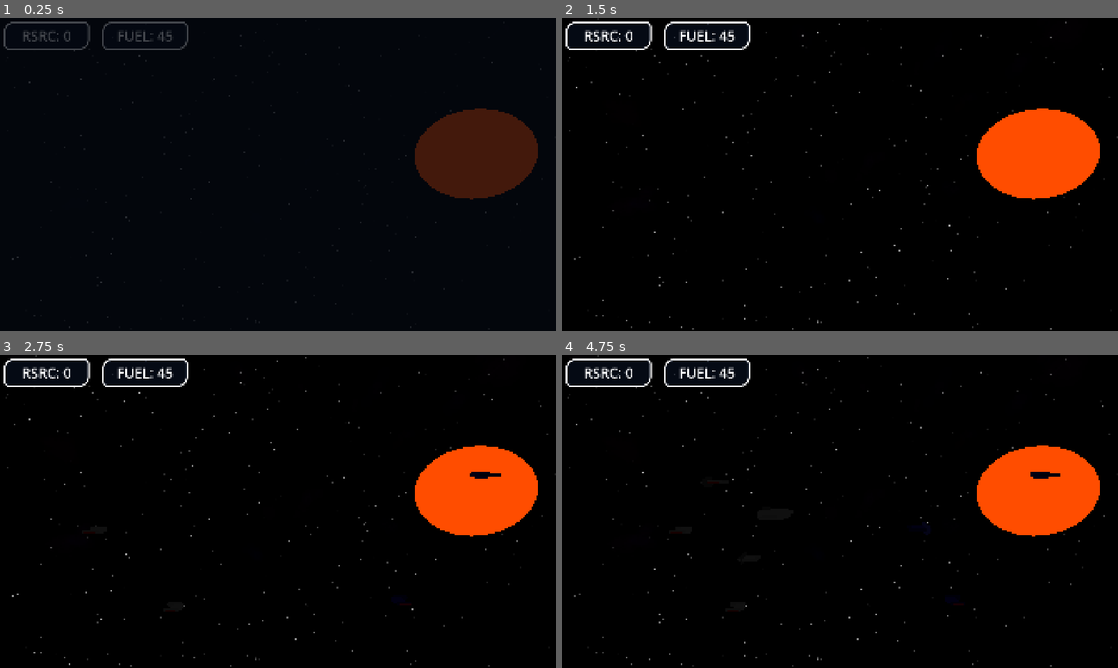
Above: before the commit, frames 1-4 (two rows, left to right).
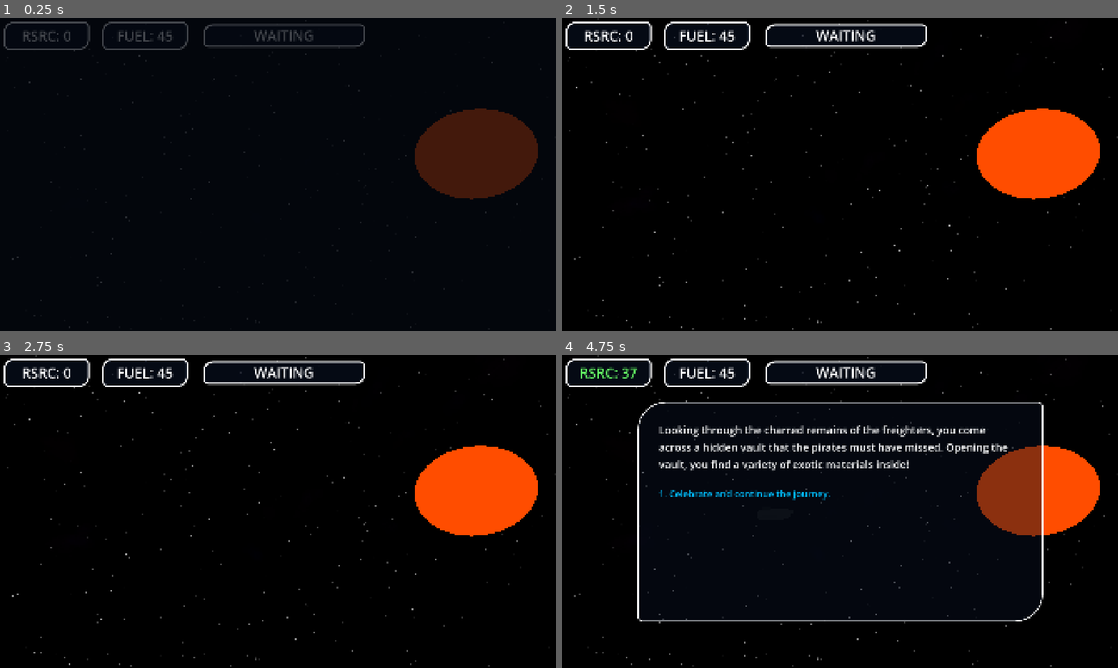
Above: after the commit, the same moments.

Repository: SidewaysFox/faster-than-faster-than-light
Game: Godot game, scene res://space.tscn
The game is run twice, just before and just after one commit, with the same random seed, the same clock (stepped at 60 frames per second) and the same inputs.
Inputs:
- Up to frame 1 (0.25 s): no input
- Up to frame 2 (1.5 s): hold D (right1) 0.53-1.28 s; tap 1 (1) at 0.6 s; tap 4 (4) at 0.8, 1.35 s; hold S (down1) from 1.28 s (still down)
- Up to frame 3 (2.75 s): tap B (A) at 1.55, 2.1 s; release S (down1) at 2.03 s; hold D (right1) from 2.03 s (still down); tap , (D) at 2.3 s
- Up to frame 4 (4.75 s): release D (right1) at 2.78 s; hold W (up1) 2.78-3.53 s; tap , (D) at 2.85 s; tap 1 (1) at 3.05, 3.6 s; hold A (left1) from 3.53 s (still down); tap 4 (4) at 3.8, 4.35 s; tap B (A) at 4.55 s

The runs differ from the first frame. In frame 1, 0.6% of the frame differs, in the area x 36-66%, y 1-10%; in frame 2, 0.9%; in frame 3, 1.0%; in frame 4, 8.1%, in the area x 3-90%, y 1-86%.
Error before the commit: Out of bounds get index '0' (on base: 'Array') (res://user_interface.gd:139)

Commit message:
agility works
also starting to work on ship action menu

Diff:
--- a/faster-than-faster-than-light/global.gd
+++ b/faster-than-faster-than-light/global.gd
@@ -5,7 +5,7 @@
 var initilising: bool = true
 var resources: int = 0
 var fuel: int = 45
-var starting_fleet: Array[int] = [0, 1, 1, 6, 6]
+var starting_fleet: Array[int] = [0,]
 var fleet: Array = []
 var jump_distance: float = 180.0
 var charge_rate: float = 2.5
@@ -101,7 +101,7 @@
 	for s in sector_count:
 		for n in sector_system_count: # ID, position, sector, enemy presence
 			var enemy_presence: bool
-			if randi_range(4, 4) == 4:
+			if randi_range(1, 4) == 4:
 				enemy_presence = true
 			else:
 				enemy_presence = false
--- a/faster-than-faster-than-light/laser.gd
+++ b/faster-than-faster-than-light/laser.gd
@@ -5,21 +5,32 @@
 var starting_position: Vector3
 var target: Node
 var target_pos: Vector3
+var movement_target: Vector3
 var damage: int
+var missed: bool = false
 
 
 func _ready() -> void:
 	global_position = starting_position
 	target_pos = target.global_position
 	look_at(target_pos)
+	movement_target = $Point.global_position
 
 
 func _process(delta: float) -> void:
-	global_position = global_position.move_toward(target_pos, SPEED * delta)
-	if global_position.is_equal_approx(target_pos) and target != null:
-		target.hull -= damage
-		queue_free()
+	global_position = global_position.move_toward(movement_target, SPEED * delta)
+	if global_position.distance_to(target_pos) < 5.0 and target != null and not missed:
+		print(missed)
+		if target.agility < randf():
+			print("GUH???")
+			target.hull -= damage
+			print(target.hull)
+			queue_free()
+		else:
+			print("THE TARGET DIDN'T TAKE ANY DAMAGE!!!!")
+			missed = true
 
 
 func _on_auto_free_timeout() -> void:
+	print("projectile timed out")
 	queue_free()
--- a/faster-than-faster-than-light/laser.tscn
+++ b/faster-than-faster-than-light/laser.tscn
@@ -18,6 +18,8 @@
 height = 6.0
 
 [node name="Laser" type="Area3D"]
+monitoring = false
+monitorable = false
 script = ExtResource("1_fn5yt")
 
 [node name="CollisionShape3D" type="CollisionShape3D" parent="."]
@@ -29,6 +31,10 @@
 mesh = SubResource("CapsuleMesh_6vqwg")
 
 [node name="AutoFree" type="Timer" parent="."]
-wait_time = 2.0
+wait_time = 4.0
+autostart = true
+
+[node name="Point" type="Marker3D" parent="."]
+transform = Transform3D(1, 0, 0, 0, 1, 0, 0, 0, 1, 0, 0, -1000)
 
 [connection signal="timeout" from="AutoFree" to="." method="_on_auto_free_timeout"]
--- a/faster-than-faster-than-light/space.gd
+++ b/faster-than-faster-than-light/space.gd
@@ -47,8 +47,9 @@
 		[1, 1, 1, 1, 1, 6],
 	],
 	"late": [
+		[1, 1, 1, 1, 1, 1, 1, 1],
+		[1, 1, 1, 1, 1, 1, 6, 6],
 		#[1, 1, 1, 2, 2, 2, 3],
-		[1, 1, 1, 1, 1, 1, 1, 1],
 		#[1, 1, 1, 2, 2, 2, 3, 4],
 		#[1, 1, 2, 3, 3, 3, 3, 4],
 	]
--- a/faster-than-faster-than-light/user_interface.gd
+++ b/faster-than-faster-than-light/user_interface.gd
@@ -8,6 +8,7 @@
 var galaxy_map_showing: bool = false
 var dialogue_showing: bool = true
 var max_option: int = 3
+var ready_to_select: bool = false
 var current_dialogue_selection: int = 1
 var option_results: Array
 
@@ -121,6 +122,8 @@
 	%FuelLabel.text = "FUEL: " + str(Global.fuel)
 	%FuelLabel.add_theme_color_override("font_color", lerp(%FuelLabel.get_theme_color("font_color"), Color(1, 1, 1), 0.05))
 
+	%ChargeProgress.value = main.warp_charge
+
 	# Screen fade stuff
 	$ScreenFade.color.a += fade_mode * delta
 	$ScreenFade.color.a = clamp($ScreenFade.color.a, 0, 1)
@@ -134,7 +137,7 @@
 			current_dialogue_selection += 1
 		current_dialogue_selection = clampi(current_dialogue_selection, 1, max_option)
 		# Select
-		if Input.is_action_just_pressed("1") or Input.is_action_just_pressed("A"):
+		if (Input.is_action_just_pressed("1") or Input.is_action_just_pressed("A")) and ready_to_select:
 			var args: Array = []
 			if len(option_results[current_dialogue_selection - 1]) > 1:
 				for i in len(option_results[current_dialogue_selection - 1]) - 1:
@@ -148,6 +151,7 @@
 				%Options.get_node("Option" + str(i + 1)).add_theme_color_override("font_color", Color(0, 0.75, 1.0))
 			else:
 				%Options.get_node("Option" + str(i + 1)).add_theme_color_override("font_color", Color(1.0, 1.0, 1.0))
+		%ChargeProgress/Label.text = "WAITING"
 	# Show or hide the galaxy map
 	elif (Input.is_action_just_pressed("4") or Input.is_action_just_pressed("D")) and main.warp_charge >= 100:
 		galaxy_map_showing = not galaxy_map_showing
@@ -157,6 +161,11 @@
 			else:
 				$GalaxyMap/Tokens.position.x = 45
 			%Cursor.position = Global.galaxy_data[Global.current_system]["position"]
+	else:
+		if main.warp_charge < 100:
+			%ChargeProgress/Label.text = "WARP CHARGING"
+		else:
+			%ChargeProgress/Label.text = "WARP CHARGED"
 	# Galaxy map stuff
 	if galaxy_map_showing:
 		$GalaxyMap.show()
@@ -241,6 +250,7 @@
 	dialogue_set_up(0, possible_dialogues.pick_random())
 	$Dialogue.show()
 	dialogue_showing = true
+	ready_to_select = true
 
 
 # Called when either fuel or resources are spent or gained
--- a/faster-than-faster-than-light/user_interface.tscn
+++ b/faster-than-faster-than-light/user_interface.tscn
@@ -74,6 +74,30 @@
 expand_margin_right = 8.0
 expand_margin_bottom = 8.0
 
+[sub_resource type="StyleBoxFlat" id="StyleBoxFlat_r3lf1"]
+bg_color = Color(0.0313726, 0.0627451, 0.12549, 0.627451)
+border_width_left = 6
+border_width_top = 6
+border_width_right = 6
+border_width_bottom = 6
+border_color = Color(1, 1, 1, 1)
+corner_radius_top_left = 32
+corner_radius_top_right = 16
+corner_radius_bottom_right = 32
+corner_radius_bottom_left = 16
+
+[sub_resource type="StyleBoxFlat" id="StyleBoxFlat_hsgek"]
+bg_color = Color(1, 0.313726, 0, 1)
+border_width_left = 6
+border_width_top = 6
+border_width_right = 6
+border_width_bottom = 6
+border_color = Color(1, 1, 1, 1)
+corner_radius_top_left = 32
+corner_radius_top_right = 16
+corner_radius_bottom_right = 32
+corner_radius_bottom_left = 16
+
 [node name="UserInterface" type="Control"]
 layout_mode = 3
 anchors_preset = 15
@@ -85,6 +109,7 @@
 galaxy_map_token = ExtResource("2_i7dvk")
 
 [node name="Dialogue" type="PanelContainer" parent="."]
+visible = false
 layout_mode = 1
 anchors_preset = -1
 anchor_right = 1.0
@@ -155,6 +180,7 @@
 autowrap_mode = 2
 
 [node name="GalaxyMap" type="PanelContainer" parent="."]
+visible = false
 clip_contents = true
 layout_mode = 1
 anchors_preset = 15
@@ -191,6 +217,7 @@
 shape = SubResource("CircleShape2D_i7dvk")
 
 [node name="GalaxyMapTitle" type="Panel" parent="."]
+visible = false
 layout_mode = 0
 offset_left = 400.0
 offset_top = 146.0
@@ -244,6 +271,32 @@
 horizontal_alignment = 1
 vertical_alignment = 1
 
+[node name="ChargeProgress" type="ProgressBar" parent="InfoTabs/HBoxContainer"]
+unique_name_in_owner = true
+custom_minimum_size = Vector2(560, 80)
+layout_mode = 2
+theme_override_styles/background = SubResource("StyleBoxFlat_r3lf1")
+theme_override_styles/fill = SubResource("StyleBoxFlat_hsgek")
+show_percentage = false
+
+[node name="Label" type="Label" parent="InfoTabs/HBoxContainer/ChargeProgress"]
+custom_minimum_size = Vector2(560, 80)
+layout_mode = 0
+offset_right = 40.0
+offset_bottom = 23.0
+theme_override_font_sizes/font_size = 48
+text = "WARP CHARGE"
+horizontal_alignment = 1
+vertical_alignment = 1
+
+[node name="ShipActionMenu" type="HBoxContainer" parent="."]
+layout_mode = 0
+offset_right = 40.0
+offset_bottom = 40.0
+
+[node name="ShipSelect" type="PanelContainer" parent="ShipActionMenu"]
+layout_mode = 2
+
 [node name="ScreenFade" type="ColorRect" parent="."]
 visible = false
 z_index = 10
Not shown: 1 places in faster-than-faster-than-light/user_interface.tscn that only renumber resources
